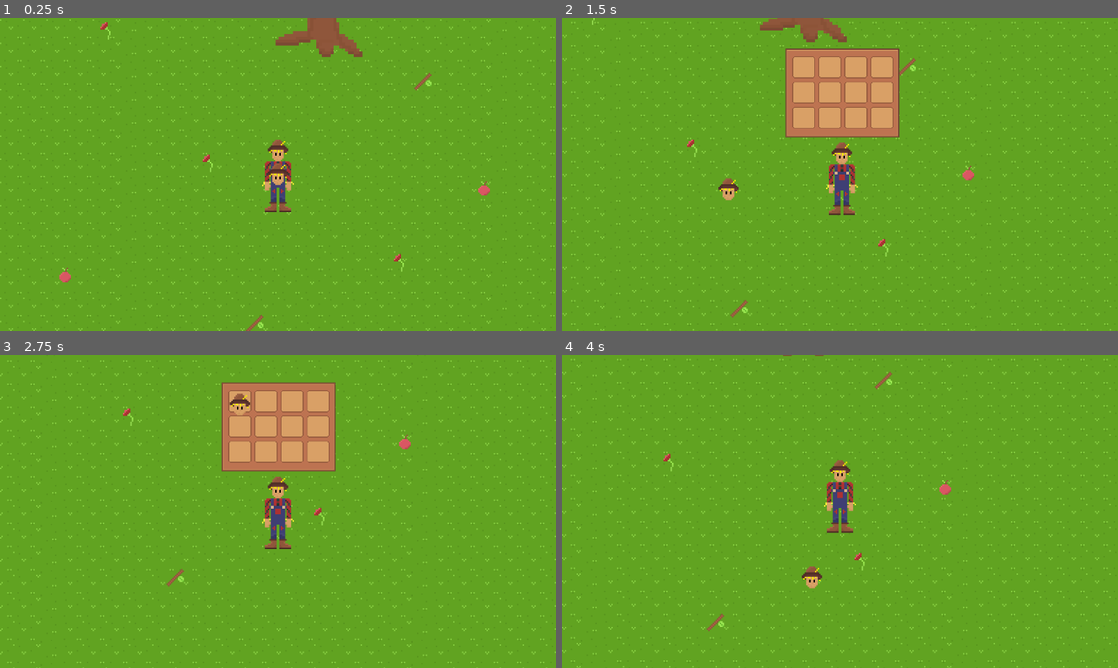
Above: before the commit, frames 1-4 (two rows, left to right).
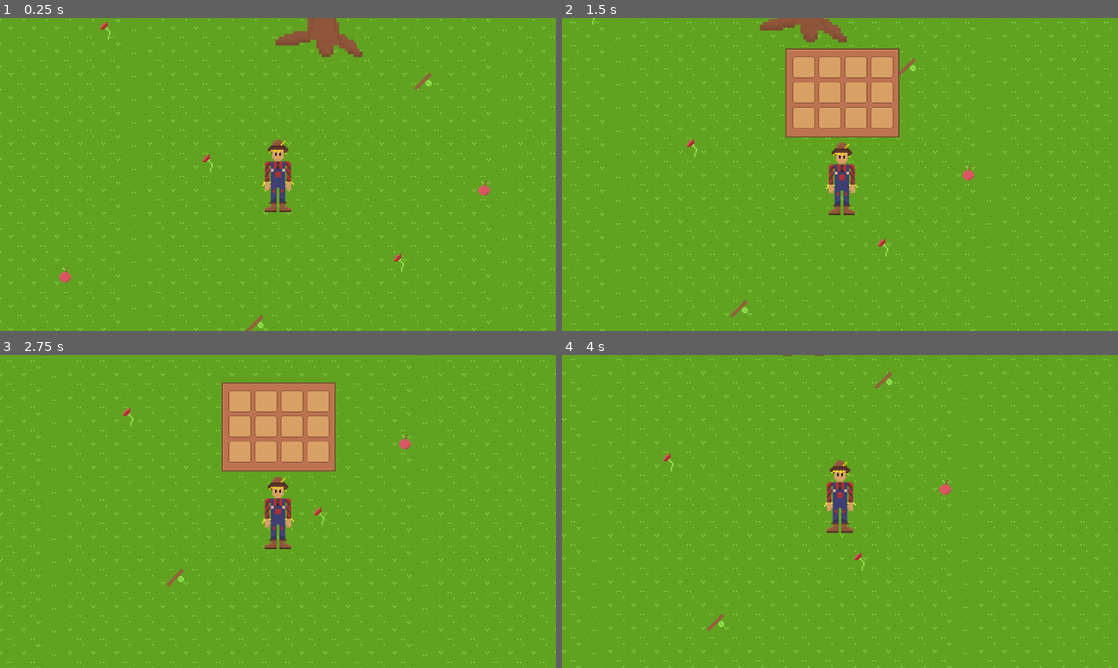
Above: after the commit, the same moments.

Repository: Untitled-Productions/Crow-Cook
Game: Godot game, scene res://test_room.tscn
The game is run twice, just before and just after one commit, with the same random seed, the same clock (stepped at 60 frames per second) and the same inputs.
Inputs (mouse positions are in pixels of both pictures, inside the frame that each line leads up to):
- Up to frame 1 (0.25 s): no input
- Up to frame 2 (1.5 s): tap Enter (ui_accept) at 0.5, 0.6, 0.77, 1.07, 1.35 s; move the mouse to (962, 158) at 0.52 s; hold Right (ui_right) 0.53-1.28 s; move the mouse to (728, 190) at 1.27 s; hold Down (ui_down) from 1.28 s (still down)
- Up to frame 3 (2.75 s): tap Enter (ui_accept) at 1.52, 1.82 s; release Down (ui_down) at 2 s; click (239, 405) at 2.02 s
- Up to frame 4 (4 s): tap Enter (ui_accept) at 2.75, 2.85, 3.5, 3.6, 3.77 s; move the mouse to (895, 442) at 2.77 s; hold Right (ui_right) 2.78-3.53 s; move the mouse to (812, 574) at 3.52 s; hold Up (ui_up) from 3.53 s (still down)

The runs differ from the first frame. In frame 1, 0.2% of the frame differs, in the area x 48-52%, y 46-54%; in frame 2, 0.2%; in frame 3, 0.1%; in frame 4, 0.2%, in the area x 43-47%, y 67-75%.

Commit message:
needs finishing

Diff:
--- a/global.gd
+++ b/global.gd
@@ -3,5 +3,6 @@
 var playerBody: CharacterBody2D
 var pressed = false
 var mouseani: AnimatedSprite2D
+var item: Resource
 
 var invop = false
--- a/inventory/inv_ui.gd
+++ b/inventory/inv_ui.gd
@@ -19,9 +19,11 @@
 		if is_open:
 			close()
 			Global.invop = false
+			Global.mouseani.visible = false
 		else:
 			open()
 			Global.invop = true
+			Global.mouseani.visible = true
 
 func open():
 	self.visible = true
--- a/inventory/inv_ui_slot.gd
+++ b/inventory/inv_ui_slot.gd
@@ -32,10 +32,9 @@
 		Global.mouseani.sprite_frames.add_frame("item", slot.item.texture)
 		slot.amount = max(slot.amount - 1, 0)
 		if slot.amount == 0:
+			item_visual.visible = false
 			slot.item = null
 			print("None left!")
 		else:
 			print(slot.amount, " items left in slot ", inv_idx)
 		visuals(slot)
-	if slot.amount == 0 and Global.mouseani.sprite_frames.has_animation("item"):
-		item_visual.texture = Global.mouseani.sprite_frames.get_frame_texture("item", 0)
--- a/mouse_anim.gd
+++ b/mouse_anim.gd
@@ -3,8 +3,8 @@
 func _ready():
 	Global.mouseani = self
 	var ani = self
-	var item = $Logo.texture
 	var SpriteFrame = ani.sprite_frames
+	var item
 	SpriteFrame.add_animation("item")
 	SpriteFrame.add_frame("item", item)
 	ani.play("item")
--- a/mouse_test.tscn
+++ b/mouse_test.tscn
@@ -1,8 +1,7 @@
-[gd_scene load_steps=5 format=3 uid="uid://b3ekgwpebpgfw"]
+[gd_scene load_steps=4 format=3 uid="uid://b3ekgwpebpgfw"]
 
 [ext_resource type="Script" uid="uid://dayb4i5a7e2y4" path="res://mouse_test.gd" id="1_8x0ln"]
 [ext_resource type="Script" uid="uid://4ixbt7lh1xw5" path="res://mouse_anim.gd" id="2_80i5f"]
-[ext_resource type="Texture2D" uid="uid://vhygylgad330" path="res://logo.png" id="3_q0y14"]
 
 [sub_resource type="SpriteFrames" id="SpriteFrames_e8cjt"]
 
@@ -16,8 +15,3 @@
 [node name="AnimatedSprite2D" type="AnimatedSprite2D" parent="."]
 sprite_frames = SubResource("SpriteFrames_e8cjt")
 script = ExtResource("2_80i5f")
-
-[node name="Logo" type="Sprite2D" parent="AnimatedSprite2D"]
-visible = false
-position = Vector2(215, 65.5)
-texture = ExtResource("3_q0y14")
